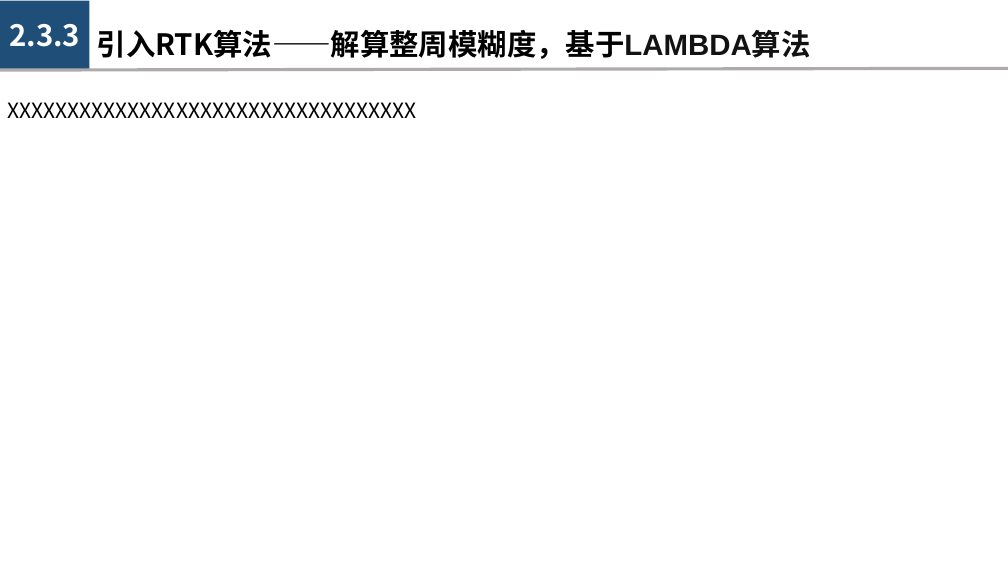
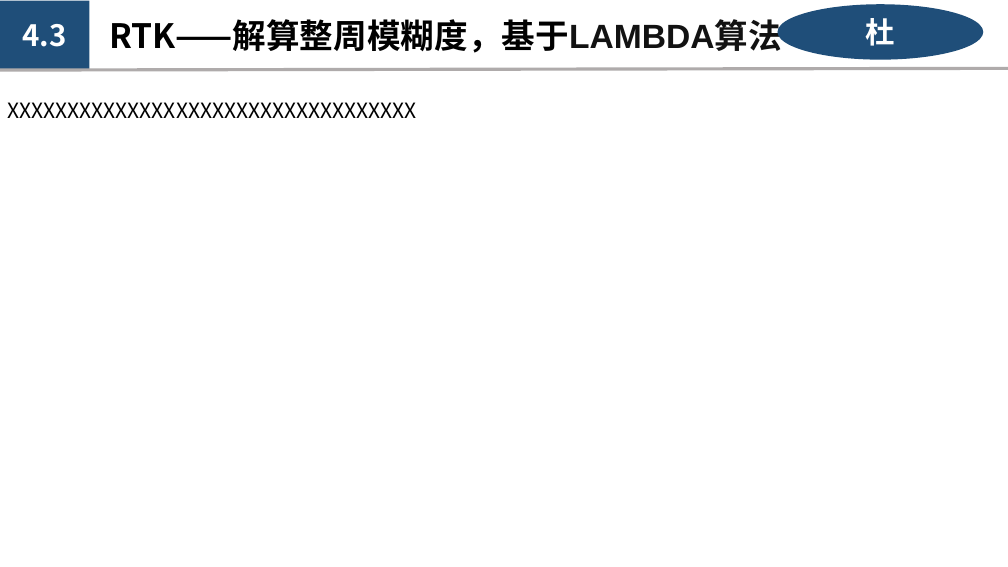
Before and after one commit to kashima19960/ppt-summary, a slide deck: slide 14 of summary/lastest_version/室外定位—项目计划汇报.pptx (slide 16 before the commit). Drawn at 1008x567 pixels with LibreOffice and Linux fonts; fonts in the diff are those of the drawing. Boxes give left, top, right and bottom in pixels: in the first picture for what was removed or moved away, otherwise in the second. Text is boxed around its words. In the diff, an @@ line names an element or a change of style, - is before the commit and + after.

```diff
--- a/summary/lastest_version/室外定位—项目计划汇报.pptx
+++ b/summary/lastest_version/室外定位—项目计划汇报.pptx
@@ text in rectangle at (x1=23, y1=24, x2=67, y2=47): text changed @@
-2.3.3
+4.3
@@ text at (x1=109, y1=19, x2=782, y2=53): text changed; size 28 to 32 pt @@
-引入RTK算法——解算整周模糊度，基于LAMBDA算法
+RTK——解算整周模糊度，基于LAMBDA算法
@@ ellipse added at (x1=777, y1=5, x2=983, y2=60), fill #1F4E79, 28 pt, text #FFFFFF, bold @@
+杜
```
Also in this commit, not shown: 8 other slides changed, 7 slides added, 10 slides removed, 1 other file.
